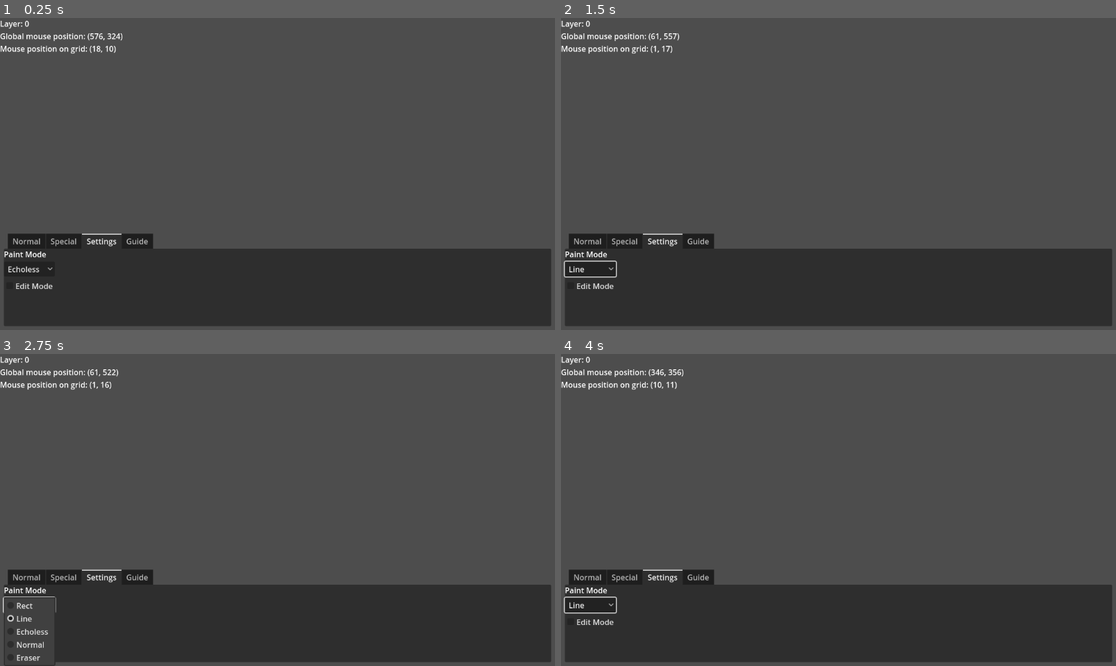
Above: before the commit, frames 1-4 (two rows, left to right).
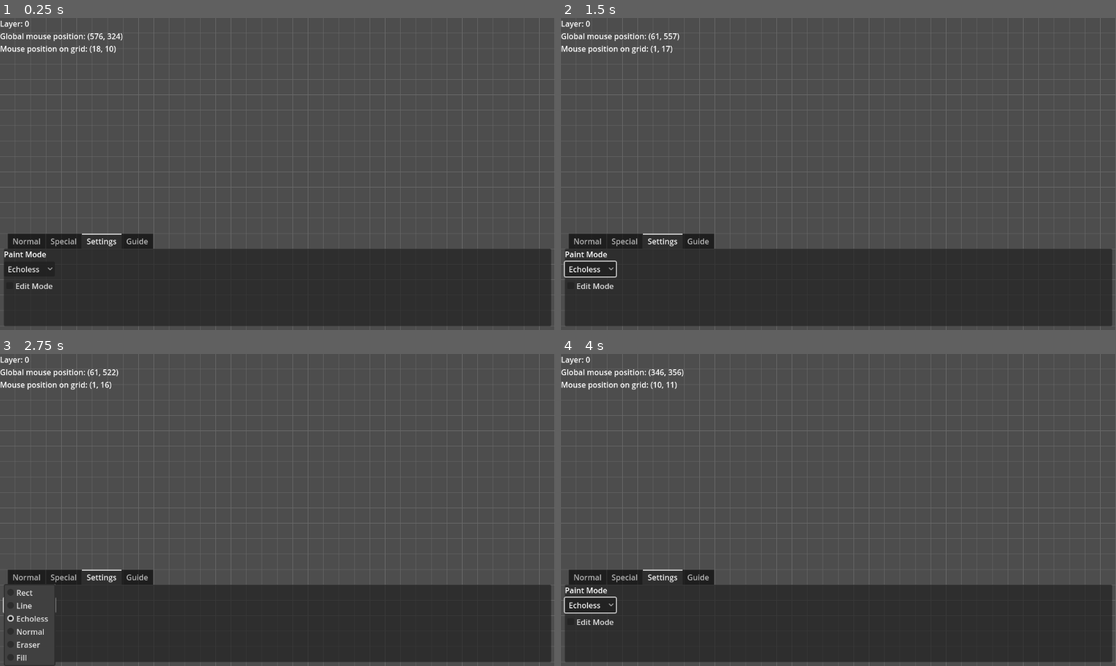
Above: after the commit, the same moments.

Repository: InkONat/LevelEditor
Game: Godot game, scene res://Editor/Scenes/level_editor.tscn
The game is run twice, just before and just after one commit, with the same random seed, the same clock (stepped at 60 frames per second) and the same inputs. The project has no main scene, so this scene is started directly. The engine's default icon, where the game draws it, is replaced by a stand-in: a white triangle on a blue panel in a dark square.
Inputs (mouse positions are in pixels of both pictures, inside the frame that each line leads up to):
- Up to frame 1 (0.25 s): no input
- Up to frame 2 (1.5 s): click "Echoless" at 0.5 s; click "Edit Mode" at 1.25 s
- Up to frame 3 (2.75 s): click "Line" (after the commit: "Echoless") at 2 s
- Up to frame 4 (4 s): tap Enter at 2.75 s; move the mouse to (960, 494) at 2.77 s; hold Up 2.78-3.53 s; tap R at 2.85, 3.6 s; click (960, 494) at 2.92 s; tap Space at 3.5 s; move the mouse to (727, 525) at 3.52 s; hold Down from 3.53 s (still down); click (727, 525) at 3.67 s

The runs differ from the first frame. In frame 1, 1.0% of the frame differs, in the area x 0-100%, y 0-100%; in frame 2, 1.1%; in frame 3, 1.4%; in frame 4, 1.1%.

Commit message:
i dont know tbh

Diff:
--- a/level editor v2/Editor/Classes/Editor.gd
+++ b/level editor v2/Editor/Classes/Editor.gd
@@ -22,6 +22,7 @@
 	PAINT_MODE_ECHOLESS, ## Will create tiles normally, but won't be able to hold to paint tiles
 	PAINT_MODE_NORMAL, ## Will create tiles normally
 	PAINT_MODE_ERASER, ## Will erase clicked tiles
+	PAINT_MODE_FILL, ## Will fill same tiles with the selected tile
 }
 
 ## Creates a new tilemap, adding it to the node [param to] (if [param custom_tilemap] is null, else it will use that tilemap) and sets it's tiles based on [param level_data].
--- /dev/null
+++ b/level editor v2/Editor/Grid.gd
@@ -0,0 +1,36 @@
+extends Node2D
+
+@export var grid_line_color : Color = Color.DIM_GRAY
+@export var grid_line_size_modifier : int = 3
+
+@onready var camera : Camera2D = get_node("../../Camera2D")
+@onready var grid_size : Vector2 = get_node("../../TileMapFromEditor").tile_set.tile_size
+
+func _process(_delta: float) -> void:
+
+	queue_redraw()
+
+@warning_ignore("narrowing_conversion")
+func _draw() -> void:
+
+	var vp_size : Vector2 = get_viewport().size
+	var cam_pos : Vector2 = camera.global_position
+	var vp_right : int = vp_size.x * camera.zoom.x
+	var vp_bottom : int = vp_size.y * camera.zoom.y
+
+	var leftmost : int = (-vp_right * grid_line_size_modifier) + cam_pos.x
+	var topmost : int = (-vp_bottom * grid_line_size_modifier) + cam_pos.y
+	var bottommost : int = (vp_bottom * grid_line_size_modifier) + cam_pos.y
+	var rightmost : int = (vp_right * grid_line_size_modifier) + cam_pos.x
+
+	var left : int = ceili(leftmost / grid_size.x) * grid_size.x
+
+	for x in range(0, vp_size.x / camera.zoom.x):
+		draw_line(Vector2(left, topmost), Vector2(left, bottommost), grid_line_color)
+		left += grid_size.x
+
+	var top : int = ceili(topmost / grid_size.y) * grid_size.y
+
+	for y in range(0, vp_size.y / camera.zoom.y):
+		draw_line(Vector2(leftmost, top), Vector2(rightmost, top), grid_line_color)
+		top += grid_size.y
--- a/level editor v2/Editor/LevelEditor.gd
+++ b/level editor v2/Editor/LevelEditor.gd
@@ -2,16 +2,49 @@
 
 signal mouse_released
 
-var initial_rect_or_line_pos : Vector2 = Vector2(0, 0)
-
-var first_press : bool = false:
+# a lot of these variables are for the rect paint mode
+
+# wait 1 frame to set it
+var previous_rect_state : Rect2i:
 	set(value):
-
-		first_press = value
-
-		if value:
-			await get_tree().process_frame
-			first_press = false
+		await get_tree().process_frame
+		previous_rect_state = value
+
+# used for the rect and line paint mode, when you click the canvas
+# with one of those modes, this var will be set to the position of the click on the grid
+var initial_rect_or_line_pos : Vector2i = Vector2i(0, 0)
+
+var current_rect : Rect2i
+var past_rect_mouse_pos : Vector2i
+var past_rect_mouse_pos_pass : int = 0
+
+var rect_mouse_pos : Vector2i:
+	set(value):
+		if value == rect_mouse_pos:
+			mouse_diff_dir = Vector2i.ZERO
+			return
+
+		else:
+
+			mouse_diff_dir = Vector2i(
+				signi(absi(value.x) - absi(rect_mouse_pos.x)),
+				signi(absi(value.y) - absi(rect_mouse_pos.y))
+			)
+
+			rect_mouse_pos = value
+
+			if rect_mouse_pos != past_rect_mouse_pos:
+
+				past_rect_mouse_pos_pass += 1
+
+			if past_rect_mouse_pos_pass >= 2:
+
+				past_rect_mouse_pos = rect_mouse_pos
+				past_rect_mouse_pos_pass = 0
+
+var mouse_diff_dir : Vector2i
+
+var first_press : bool = false
 
 var mouse_held : bool = false:
 	set(value):
@@ -22,7 +55,7 @@
 				can_echo_paint = true
 
 			else:
-				var pos : Vector2 = to_global(tilemap.local_to_map(get_local_mouse_position()))
+				var pos : Vector2 = (tilemap.local_to_map(get_local_mouse_position()))
 
 				var is_null : bool = not is_instance_valid(Editor.tile)
 				_tile_drawing_attempt(
@@ -42,10 +75,27 @@
 
 		mouse_held = value
 
+
+
 var can_echo_paint : bool = false
 
 @onready var tilemap : TileMap = $TileMapFromEditor
 @onready var edit_window : Control = $UI/EditTileWindow
+
+# my implementation of undo and redo
+# UndoRedo is fucked up
+# i will be using htis instead
+
+# format:
+# {
+# "action_name" : <optional name for the action>
+# "method_name" : <name of the method as a String>
+# "params" : <array of parameters>
+# "undo_method" : <name of the undo method>
+# "Undo_params" : <array of parameters>
+# }
+var undoredo_history : Array[Dictionary]
+var last_undone_action : Dictionary
 
 func _ready() -> void:
 	for layer_num in range(1000 + 1):
@@ -59,7 +109,7 @@
 
 	if can_echo_paint:
 
-		var pos : Vector2 = to_global(tilemap.local_to_map(get_local_mouse_position()))
+		var pos : Vector2 = (tilemap.local_to_map(get_local_mouse_position()))
 
 		var is_null : bool = not is_instance_valid(Editor.tile)
 		_tile_drawing_attempt(
@@ -77,7 +127,7 @@
 	info.text = str(
 		"Layer: ", Editor.layer, "\n",
 		"Global mouse position: ", get_global_mouse_position(), "\n",
-		"Mouse position on grid: ", to_global(tilemap.local_to_map(get_local_mouse_position()))
+		"Mouse position on grid: ", (tilemap.local_to_map(get_local_mouse_position()))
 	)
 
 func _on_editor_canvas_gui_input(event: InputEvent) -> void:
@@ -85,12 +135,12 @@
 
 	if not event.pressed:
 		mouse_held = false
-		first_press = false
+		previous_rect_state = Rect2i(0, 0, 0, 0)
 
 	if event.button_mask == MOUSE_BUTTON_MASK_LEFT:
-		first_press = true
 
 		mouse_held = event.pressed
+		first_press = true # set to false on the tile drawing attempt func
 
 
 
@@ -121,15 +171,20 @@
 
 		tilemap.set_layer_modulate(Editor.layer, Color.WHITE)
 
-
 # handles both editing and painting
 func _tile_drawing_attempt(tile_is_null : bool, layer : int, special : bool, atlas_coords : Vector2i, scene_id : int, source_id : int, pos : Vector2i) -> void:
 
+	# handling first press here so it will be in the state i want for this function
+
+	rect_mouse_pos = pos
+
 	if not Editor.edit_mode:
 
 		if tile_is_null: return
 
 		match Editor.paint_mode:
+
+
 
 			# will run at process
 			Editor.PaintMode.PAINT_MODE_RECT:
@@ -137,16 +192,201 @@
 				if first_press:
 					initial_rect_or_line_pos = pos
 
+				var rect : Rect2i = Rect2i(initial_rect_or_line_pos, rect_mouse_pos).abs()
+				previous_rect_state = rect # the previous_rect_state set func awaits a frame to set it, so this should work
+
+				# some math stuff
+				var rect_x_len : int = absi(rect.size.x - rect.position.x)
+				var rect_y_len : int = absi(rect.size.y - rect.position.y)
+
+				var x : int
+				while x < rect_x_len:
+
+					# directly next to the initial pos
+					set_cell(
+						layer,
+						Vector2i(initial_rect_or_line_pos.x + x, initial_rect_or_line_pos.y),
+						source_id,
+						atlas_coords if not special else Vector2i(0, 0),
+						0 if not special else scene_id
+					)
+
+					# parallel side
+					set_cell(
+						layer,
+						Vector2i(initial_rect_or_line_pos.x + x, initial_rect_or_line_pos.y + rect_y_len),
+						source_id,
+						atlas_coords if not special else Vector2i(0, 0),
+						0 if not special else scene_id
+					)
+
+					x += 1
+
+
+				var y : int
+
+				while y < rect_y_len:
+
+					# right next to the initial pos
+					set_cell(
+						layer,
+						Vector2i(initial_rect_or_line_pos.x, initial_rect_or_line_pos.y + y),
+						source_id,
+						atlas_coords if not special else Vector2i(0, 0),
+						0 if not special else scene_id
+					)
+
+					# parallel side
+					set_cell(
+						layer,
+						Vector2i(initial_rect_or_line_pos.x + rect_x_len, initial_rect_or_line_pos.y + y),
+						source_id,
+						atlas_coords if not special else Vector2i(0, 0),
+						0 if not special else scene_id
+					)
+
+					y += 1
+
+				# now we will be deleting previous rects
+				# i dont know how to fix but this will 100% delete unrelated tiles
+				# TODO: make that not happen
+
+				if mouse_diff_dir != Vector2i.ZERO and previous_rect_state != Rect2i(0, 0, 0, 0):
+
+					var prev_rect_x_len : int = absi(previous_rect_state.size.x - previous_rect_state.position.x)
+					var prev_rect_y_len : int = absi(previous_rect_state.size.y - previous_rect_state.position.y)
+
+					var prev_x : int
+					while prev_x < prev_rect_x_len:
+
+						erase_cell(
+							layer,
+							Vector2i(prev_x + initial_rect_or_line_pos.x,
+								initial_rect_or_line_pos.y)
+						)
+
+						erase_cell(
+							layer,
+							Vector2i(prev_x + initial_rect_or_line_pos.x,
+								initial_rect_or_line_pos.y + prev_rect_y_len)
+						)
+
+						prev_x += 1
+
+					var prev_y : int
+					while prev_y < prev_rect_y_len:
+
+						erase_cell(
+							layer,
+							Vector2i(initial_rect_or_line_pos.x,
+								prev_y + initial_rect_or_line_pos.y)
+						)
+
+						erase_cell(
+							layer,
+							Vector2i(initial_rect_or_line_pos.x + prev_rect_x_len,
+								prev_y + initial_rect_or_line_pos.y)
+						)
+
+						prev_y += 1
+
+					# setting the tile at the corner
+					set_cell(
+						layer,
+						Vector2i(initial_rect_or_line_pos.x + rect_x_len,
+							initial_rect_or_line_pos.y + rect_y_len),
+						source_id,
+						atlas_coords if not special else Vector2i(0, 0),
+						0 if not special else scene_id
+					)
+
+					# erasing the prev tile at the corner
+					erase_cell(
+						layer,
+						Vector2i(initial_rect_or_line_pos.x + prev_rect_x_len,
+							initial_rect_or_line_pos.y + prev_rect_y_len)
+					)
+
+				current_rect = rect
+
+
+
+
+
 			# will run at process
 			Editor.PaintMode.PAINT_MODE_LINE:
 
 				pass
+
+
+
+
+
+			Editor.PaintMode.PAINT_MODE_FILL:
+
+				# tiles left to be added to paint_needed_on_tiles
+				var tiles_left : Array[Vector2i]
+				var paint_needed_on_tiles : Array[Vector2i]
+
+				paint_needed_on_tiles.append(pos)
+
+				# tiles left to append to the paint needed on tiles array
+				# obviously, wherever you clicked will need to be painted
+				var tiles_left_to_append : Array[Vector2i] = [pos]
+
+				# the tile identifier (atlas coords or alt tile/scene id) of the tile you clicked.
+				# this will be used to determine if a tile will be painted with the tile
+				# you have selected
+				var ref_paint_tile : Variant  = \
+					atlas_coords if not special \
+					else scene_id
+
+				while tiles_left_to_append.size() > 0:
+
+					# cap to how many tiles can be filled so if you for example fill the entire canvas
+					# on accident, this will stop that from happening
+					if paint_needed_on_tiles.size() >= 400:
+						paint_needed_on_tiles = [] # so basically cancelling the whole thing
+						break
+
+					var surrounding_cells : Array[Vector2i] = tilemap.get_surrounding_cells(tiles_left_to_append[0])
+
+					# we will do the same iteration later, theres probably a
+					# more elegant way of doing this
+					for neighbor_cell in surrounding_cells:
+
+						if neighbor_cell in tiles_left_to_append:
+
+							surrounding_cells.erase(neighbor_cell)
+
+					tiles_left_to_append.append_array(surrounding_cells)
+
+					for neighbor_cell in surrounding_cells:
+
+						var cell : Variant = \
+							tilemap.get_cell_atlas_coords(layer, neighbor_cell) \
+							if tilemap.get_cell_alternative_tile(layer, neighbor_cell) == 0 \
+							else tilemap.get_cell_atlas_coords(layer, neighbor_cell)
+
+						if cell == ref_paint_tile:
+
+							tiles_left_to_append.erase(neighbor_cell)
+							paint_needed_on_tiles.append(neighbor_cell)
+
+
+
+
+
+				print(tiles_left_to_append)
+
+
+
 
 			# echoing stuff is handled in the set function of the mouse being held bool
 			# so it only runs once
 			Editor.PaintMode.PAINT_MODE_ECHOLESS, Editor.PaintMode.PAINT_MODE_NORMAL:
 
-				tilemap.set_cell(
+				set_cell(
 					layer,
 					pos,
 					source_id,
@@ -154,35 +394,36 @@
 					0 if not special else scene_id
 				)
 
+
+
+
+
 			Editor.PaintMode.PAINT_MODE_ERASER:
 
-				tilemap.erase_cell(
+				erase_cell(
 					layer,
 					pos
 				)
 
-	# for editor, special tiles will be much harder to change since they will need to become a new scene
-	elif first_press:
-
-		print("what happened")
-
-		var new_special_tile_scene : PackedScene = null
-
-		print("fnucking")
-
-		var tile : Variant = \
-			tilemap.get_cell_tile_data(layer, pos) \
-			if tilemap.tile_set.get_source(source_id) is TileSetAtlasSource \
-			else null # TODO special tile edit
-
-		print("fucking")
-
-		if tile is TileData:
-
-			var properties : Array[Dictionary] = ClassDB.class_get_property_list("TileData")
-
-			edit_window.enter(layer, properties, tile, tilemap)
-
+	# TODO editor unfortunately not implemented just yet
+	#if first_press and Editor.edit_mode:
+		#
+		#var new_special_tile_scene : PackedScene = null
+		#
+		#var tile : Variant = \
+			#tilemap.get_cell_tile_data(layer, pos) \
+			#if tilemap.tile_set.get_source(source_id) is TileSetAtlasSource \
+			#else null # special tile edit soon i am guessing
+		#
+		#if tile is TileData:
+			#
+			#var properties : Array[Dictionary] = ClassDB.class_get_property_list("TileData")
+			#
+			#edit_window.enter(layer, properties, tile, tilemap)
+
+
+	if first_press:
+		first_press = false
 
 func save_tilemap_data() -> LevelData:
 
@@ -219,3 +460,55 @@
 			})
 
 	return data
+
+
+func set_cell(layer : int, coords : Vector2i, source_id : int, atlas_coords : Vector2i, alt_tile : int) -> void:
+	undoredo_history.append({
+		"action_name": "Set Cell",
+		"method_name": "set_cell",
+		"params": [layer, coords, source_id, atlas_coords, alt_tile],
+		"undo_method": "erase_cell",
+		"undo_params": [layer, coords]
+	})
+
+	tilemap.set_cell(layer, coords, source_id, atlas_coords, alt_tile)
+
+
+func erase_cell(layer : int, coords : Vector2i) -> void:
+	undoredo_history.append({
+		"action_name": "Erase Cell",
+		"method_name": "set_cell",
+		"params": [layer, coords],
+		"undo_method": "erase_cell",
+		"undo_params": [
+			layer,
+			coords,
+			tilemap.get_cell_source_id(layer, coords),
+			tilemap.get_cell_atlas_coords(layer, coords),
+			tilemap.get_cell_alternative_tile(layer, coords)
+		]
+	})
+
+	tilemap.erase_cell(layer, coords)
+
+
+func undo_redo(undo : bool) -> void:
+
+	if undo:
+
+		var action : Dictionary = undoredo_history[0]
+
+		callv(action["undo_method"], action["undo_params"])
+
+		last_undone_action = action
+
+
+	else:
+
+		if last_undone_action == {}: return
+
+		callv(last_undone_action["method_name"], last_undone_action["params"])
+
+		undoredo_history.append(last_undone_action)
+
+		last_undone_action = {}
--- a/level editor v2/Editor/Scenes/level_editor.tscn
+++ b/level editor v2/Editor/Scenes/level_editor.tscn
@@ -1,10 +1,11 @@
-[gd_scene load_steps=6 format=3 uid="uid://2ql7dquewkrt"]
+[gd_scene load_steps=7 format=3 uid="uid://2ql7dquewkrt"]
 
 [ext_resource type="Script" path="res://Editor/LevelEditor.gd" id="1_fahqc"]
 [ext_resource type="PackedScene" uid="uid://pkpxqi8ix78w" path="res://Editor/Scenes/level_specific.tscn" id="2_anycx"]
 [ext_resource type="Script" path="res://Editor/EditTileWindow.gd" id="3_qhnjv"]
 [ext_resource type="TileSet" uid="uid://c1wm0jqjtx2wm" path="res://Editor/Placeholder Assets/tileset.tres" id="4_e5o7m"]
 [ext_resource type="Script" path="res://Editor/Classes/TileMapFromEditor.gd" id="4_wxrm2"]
+[ext_resource type="Script" path="res://Editor/Grid.gd" id="6_4ap8m"]
 
 [node name="LevelEditor" type="Node2D"]
 script = ExtResource("1_fahqc")
@@ -79,4 +80,12 @@
 format = 2
 script = ExtResource("4_wxrm2")
 
+[node name="GridLayer" type="CanvasLayer" parent="."]
+
+[node name="Grid" type="Node2D" parent="GridLayer"]
+script = ExtResource("6_4ap8m")
+
+[node name="Camera2D" type="Camera2D" parent="."]
+position = Vector2(576, 324)
+
 [connection signal="gui_input" from="Canvas/EditorCanvas" to="." method="_on_editor_canvas_gui_input"]
--- a/level editor v2/Editor/Scenes/level_specific.tscn
+++ b/level editor v2/Editor/Scenes/level_specific.tscn
@@ -95,7 +95,7 @@
 
 [node name="PaintOptions" type="OptionButton" parent="Level Window/Settings/HBoxContainer/VBoxContainer"]
 layout_mode = 2
-item_count = 5
+item_count = 6
 selected = 3
 popup/item_0/text = "Rect"
 popup/item_0/id = 0
@@ -107,6 +107,8 @@
 popup/item_3/id = 3
 popup/item_4/text = "Eraser"
 popup/item_4/id = 4
+popup/item_5/text = "Fill"
+popup/item_5/id = 5
 script = ExtResource("4_sdas2")
 
 [node name="EditMode" type="CheckBox" parent="Level Window/Settings/HBoxContainer/VBoxContainer"]
